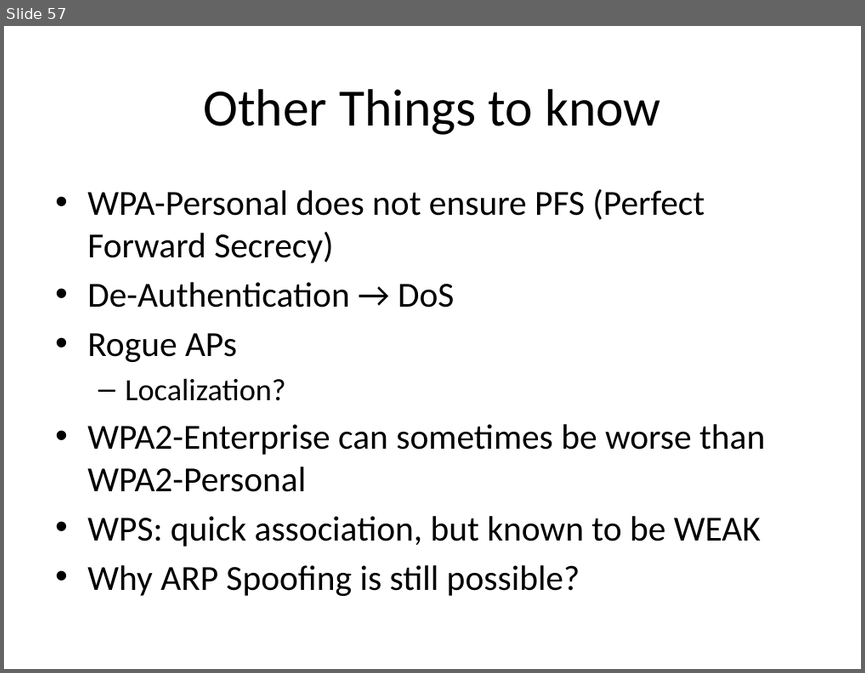
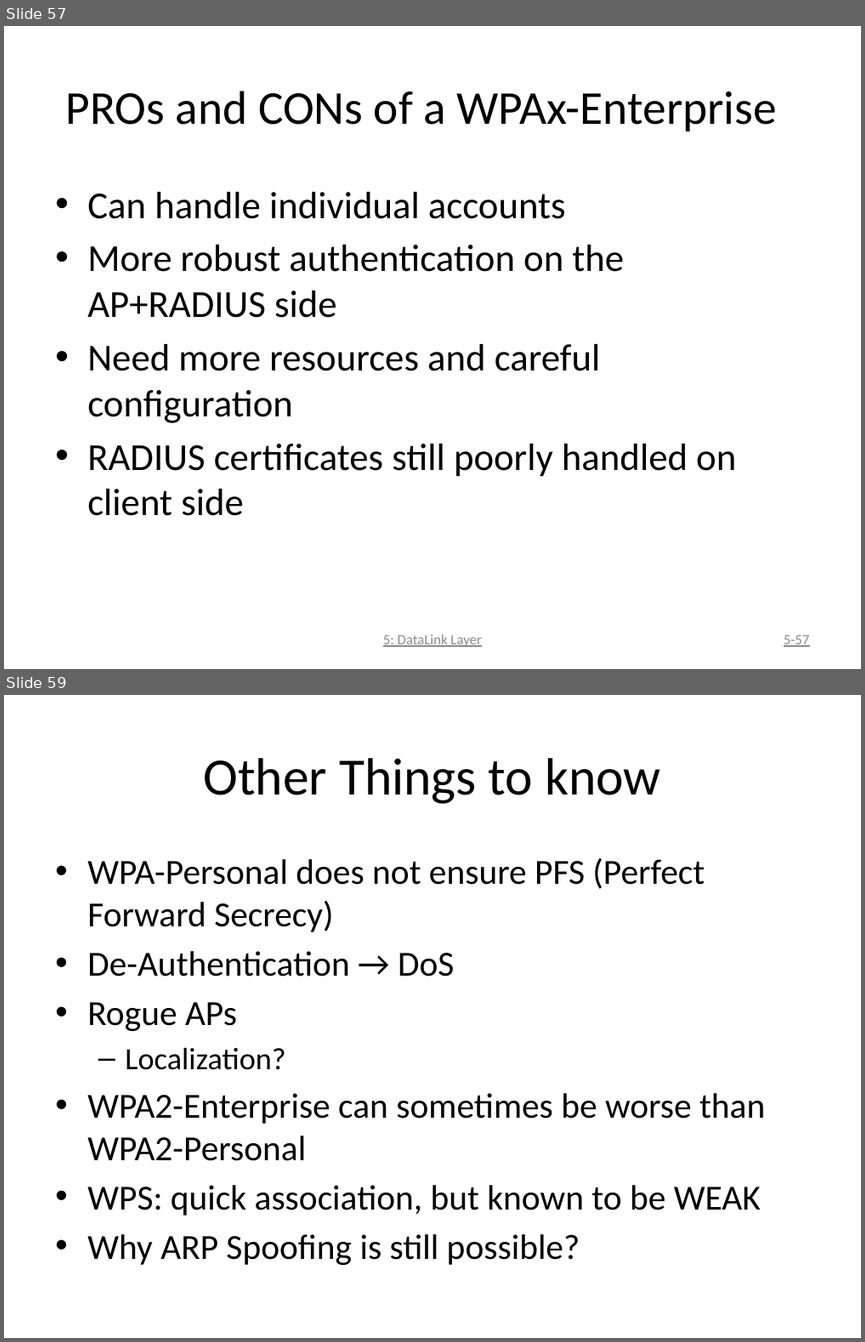
Before and after one commit to DeMaCS-UNICAL/NetworkSecurity, a slide deck: slides/LAYER2-ISSUES.pptx. Shown one above the other, each under a label of ours: slide 57 before the commit, slides 57 and 59 after it; the slides between them are not shown. The pictures are 865x673 and 865x1342 pixels, drawn with LibreOffice and Linux fonts; fonts in the diff are those of the drawing. Boxes give left, top, right and bottom in pixels: in the first picture for what was removed or moved away, otherwise in the second. Text is boxed around its words. In the diff, an @@ line names an element or a change of style, - is before the commit and + after.

```diff
--- a/slides/LAYER2-ISSUES.pptx
+++ b/slides/LAYER2-ISSUES.pptx
@@ slide 57 added at [4, 26, 861, 669], background #FFFFFF @@
@@ title added at [66, 91, 777, 131], 39.6 pt, text #000000 @@
+PROs and CONs of a WPAx-Enterprise
@@ text added at [87, 192, 736, 516], 32 pt, text #000000 @@
+• Can handle individual accounts
+• More robust authentication on the AP+RADIUS side
+• Need more resources and careful configuration
+• RADIUS certificates still poorly handled on client side
@@ text added at [383, 634, 481, 646], 12 pt, text #8C8C8C @@
+5: DataLink Layer
@@ page number added at [783, 635, 810, 646], 12 pt, text #8C8C8C @@
+5-57
@@ what was slide 57 is now slide 59 @@
```
Also in this commit, not shown: 5 slides changed, 3 other slides added.
